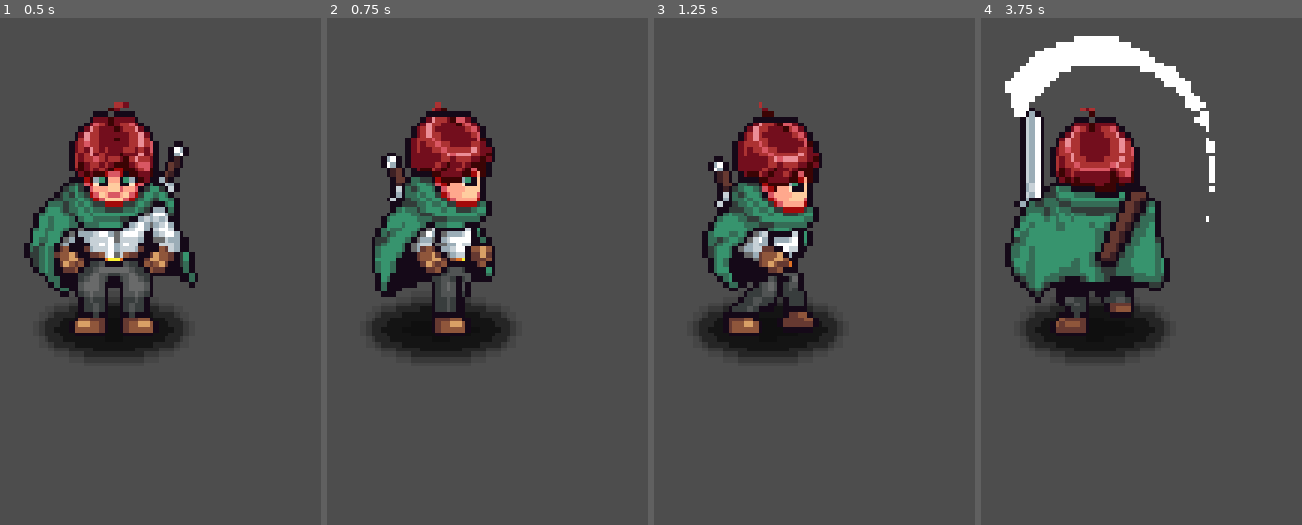
Above: before the commit, frames 1-4 (left to right).
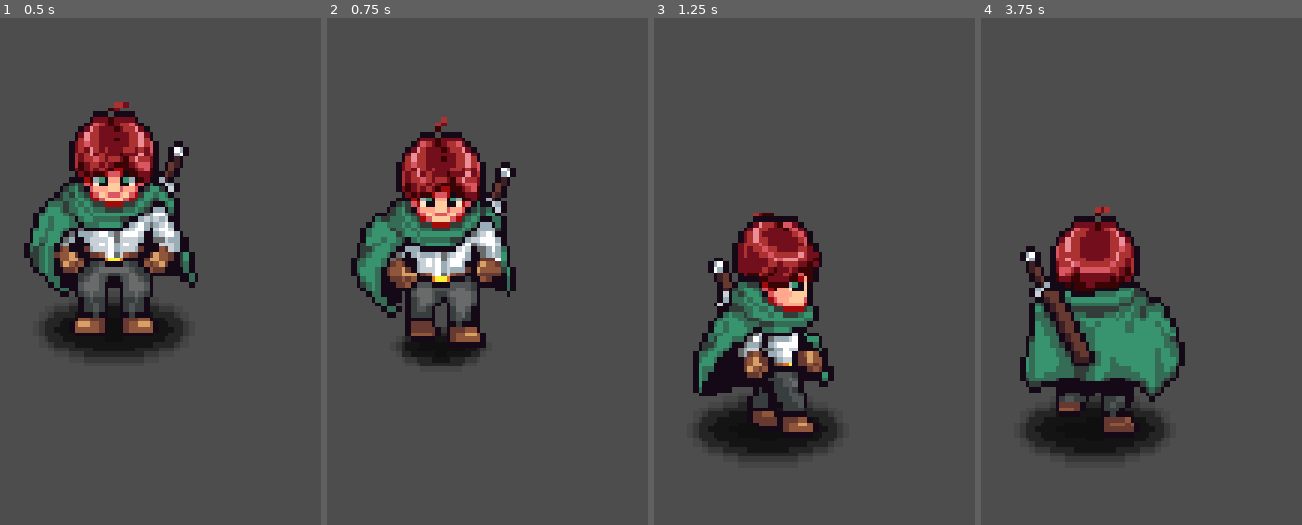
Above: after the commit, the same moments.

Repository: Vazehalla/bruise-linus
Game: Godot game, scene res://Player/player.tscn
The game is run twice, just before and just after one commit, with the same random seed, the same clock (stepped at 60 frames per second) and the same inputs.
Inputs:
- Up to frame 1 (0.5 s): no input
- Up to frame 2 (0.75 s): hold Right (right) from 0.53 s (still down); hold Space (jump) from 0.53 s (still down)
- Up to frame 3 (1.25 s): keep holding Right (right); keep holding Space (jump)
- Up to frame 4 (3.75 s): release Right (right) at 1.28 s; release Space (jump) at 1.28 s; hold Down (down) 1.28-2.03 s; tap Z (attack) at 1.35 s; tap Space (jump) at 1.52, 1.55, 1.82, 2.3, 2.85, 3.02, 3.32 s; hold Right (right) 2.03-2.78 s; hold Shift (dash) 2.03-2.78 s; hold Up (up) 2.78-3.53 s; hold Left (left) from 3.53 s (still down); hold Z (attack) from 3.53 s (still down)

Frame 1 is identical in both runs. In frame 2, 15% of the frame differs, in the area x 7-59%, y 16-69%; in frame 3, 21%; in frame 4, 30%, in the area x 7-73%, y 3-87%.

Commit message:
add jump state with fake z arc and shadow scaling

Diff:
--- a/Player/Scripts/player.gd
+++ b/Player/Scripts/player.gd
@@ -2,10 +2,12 @@
 
 var cardinal_direction : Vector2 = Vector2.DOWN
 var direction : Vector2 = Vector2.ZERO
+var z_height : float = 0.0
 
 @onready var animation_player : AnimationPlayer = $AnimationPlayer
-@onready var sprite: Sprite2D = $Sprite2D
-@onready var state_machine: PlayerStateMachine = $StateMachine
+@onready var sprite : Sprite2D = $Sprite2D
+@onready var shadow : Sprite2D = $Sprite2D/ShadowSprite
+@onready var state_machine : PlayerStateMachine = $StateMachine
 
 
 
--- a/Player/Scripts/state_idle.gd
+++ b/Player/Scripts/state_idle.gd
@@ -3,6 +3,7 @@
 @onready var walk : State_Walk = $"../Walk"
 @onready var attack : State_Attack = $"../Attack"
 @onready var dash : State_Dash = $"../Dash"
+@onready var jump : State_Jump = $"../Jump"
 
 # What happens when the player enters this State?
 func Enter() -> void:
@@ -30,4 +31,6 @@
 		return attack
 	if _event.is_action_pressed("dash") and dash.is_ready():
 		return dash
+	if _event.is_action_pressed("jump"):
+		return jump
 	return null
--- /dev/null
+++ b/Player/Scripts/state_jump.gd
@@ -0,0 +1,49 @@
+class_name State_Jump extends State
+
+@export var jump_duration : float = 0.40
+@export var jump_height : float = 16.0
+
+var _t : float = 0.0
+
+@onready var idle : State_Idle = $"../Idle"
+@onready var walk : State_Walk = $"../Walk"
+
+
+func Enter() -> void:
+	_t = 0.0
+	player.UpdateAnimation("walk")
+
+
+func Exit() -> void:
+	player.z_height = 0.0
+	player.sprite.position.y = 0.0
+	player.shadow.scale = Vector2.ONE
+
+
+func Process( _delta : float ) -> State:
+	_t += _delta / jump_duration
+	if _t >= 1.0:
+		if player.direction != Vector2.ZERO:
+			return walk
+		return idle
+
+	player.z_height = jump_height * 4.0 * _t * (1.0 - _t)
+	player.sprite.position.y = -player.z_height
+	var shadow_scale : float = 1.0 - (player.z_height / jump_height) * 0.4
+	player.shadow.scale = Vector2(shadow_scale, shadow_scale)
+
+	if player.direction != Vector2.ZERO:
+		player.velocity = player.direction * 80.0
+		player.SetDirection()
+	else:
+		player.velocity = Vector2.ZERO
+
+	return null
+
+
+func Physics( _delta : float ) -> State:
+	return null
+
+
+func HandleInput( _event : InputEvent ) -> State:
+	return null
--- a/Player/Scripts/state_walk.gd
+++ b/Player/Scripts/state_walk.gd
@@ -5,6 +5,7 @@
 @onready var idle : State = $"../Idle"
 @onready var attack : State_Attack = $"../Attack"
 @onready var dash : State_Dash = $"../Dash"
+@onready var jump : State_Jump = $"../Jump"
 
 
 # What happens when the player enters this State?
@@ -38,4 +39,6 @@
 		return attack
 	if _event.is_action_pressed("dash") and dash.is_ready():
 		return dash
+	if _event.is_action_pressed("jump"):
+		return jump
 	return null
--- a/Player/player.tscn
+++ b/Player/player.tscn
@@ -9,6 +9,7 @@
 [ext_resource type="Script" uid="uid://cwb63kkxr7kka" path="res://Player/Scripts/state_walk.gd" id="4_gwnis"]
 [ext_resource type="Script" uid="uid://dmjv7otafqriv" path="res://Player/Scripts/state_attack.gd" id="5_k53q1"]
 [ext_resource type="Script" path="res://Player/Scripts/state_dash.gd" id="6_dash"]
+[ext_resource type="Script" path="res://Player/Scripts/state_jump.gd" id="7_jump"]
 [ext_resource type="AudioStream" uid="uid://b0a7nxiqny1b1" path="res://Player/Audio/SwordSwoosh.wav" id="7_vtle1"]
 
 [sub_resource type="CircleShape2D" id="CircleShape2D_l8h54"]
@@ -473,6 +474,9 @@
 [node name="Dash" type="Node" parent="StateMachine" unique_id=1001]
 script = ExtResource("6_dash")
 
+[node name="Jump" type="Node" parent="StateMachine" unique_id=1002]
+script = ExtResource("7_jump")
+
 [node name="Camera2D" type="Camera2D" parent="." unique_id=804053381]
 
 [node name="Audio" type="Node2D" parent="." unique_id=62314292]
